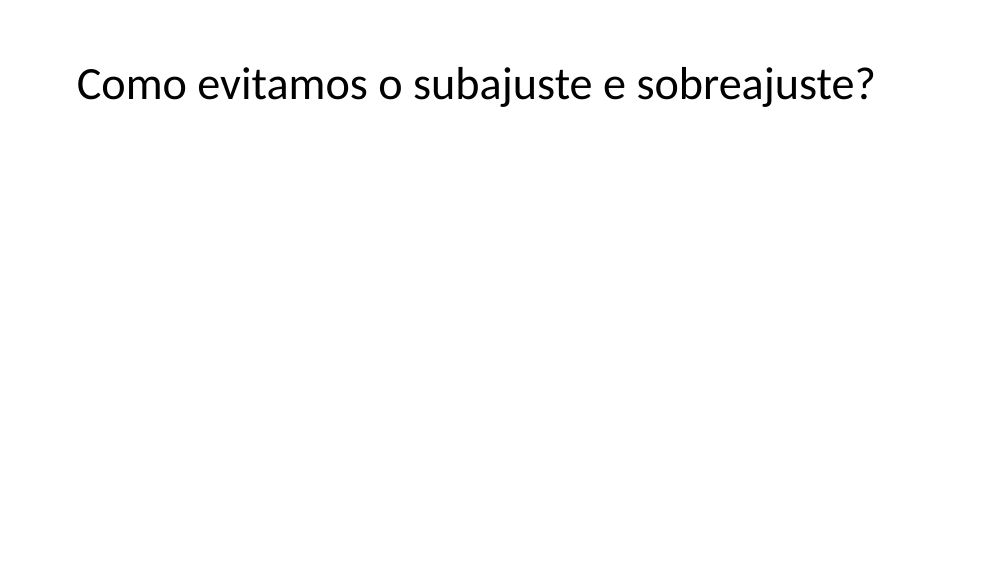
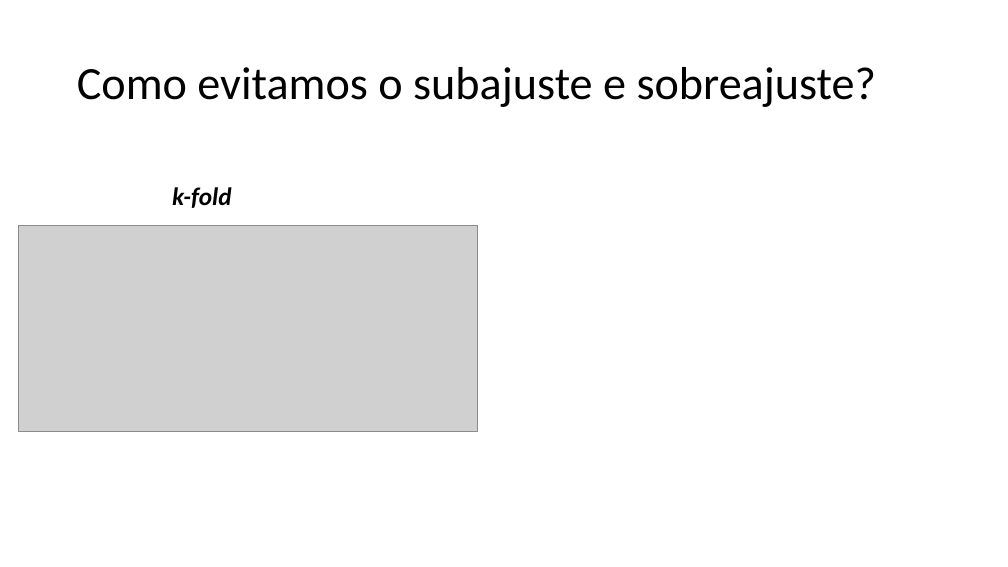
Before and after one commit to zz4fap/t320_aprendizado_de_maquina, a slide deck: slide 32 of slides/T320_Classificação (Parte III).pptx. Drawn at 1008x567 pixels with LibreOffice and Linux fonts; fonts in the diff are those of the drawing; grey boxes stand for pictures. Boxes give left, top, right and bottom in pixels: in the first picture for what was removed or moved away, otherwise in the second. Text is boxed around its words. In the diff, an @@ line names an element or a change of style, - is before the commit and + after.

```diff
--- a/slides/T320_Classificação (Parte III).pptx
+++ b/slides/T320_Classificação (Parte III).pptx
@@ text added at [172,187,231,208], 24 pt, text #000000, bold, italic @@
+k-fold
@@ picture added at [19,225,479,431] @@
```
Also in this commit, not shown: 2 other slides changed, 1 slide added, 4 other files.
